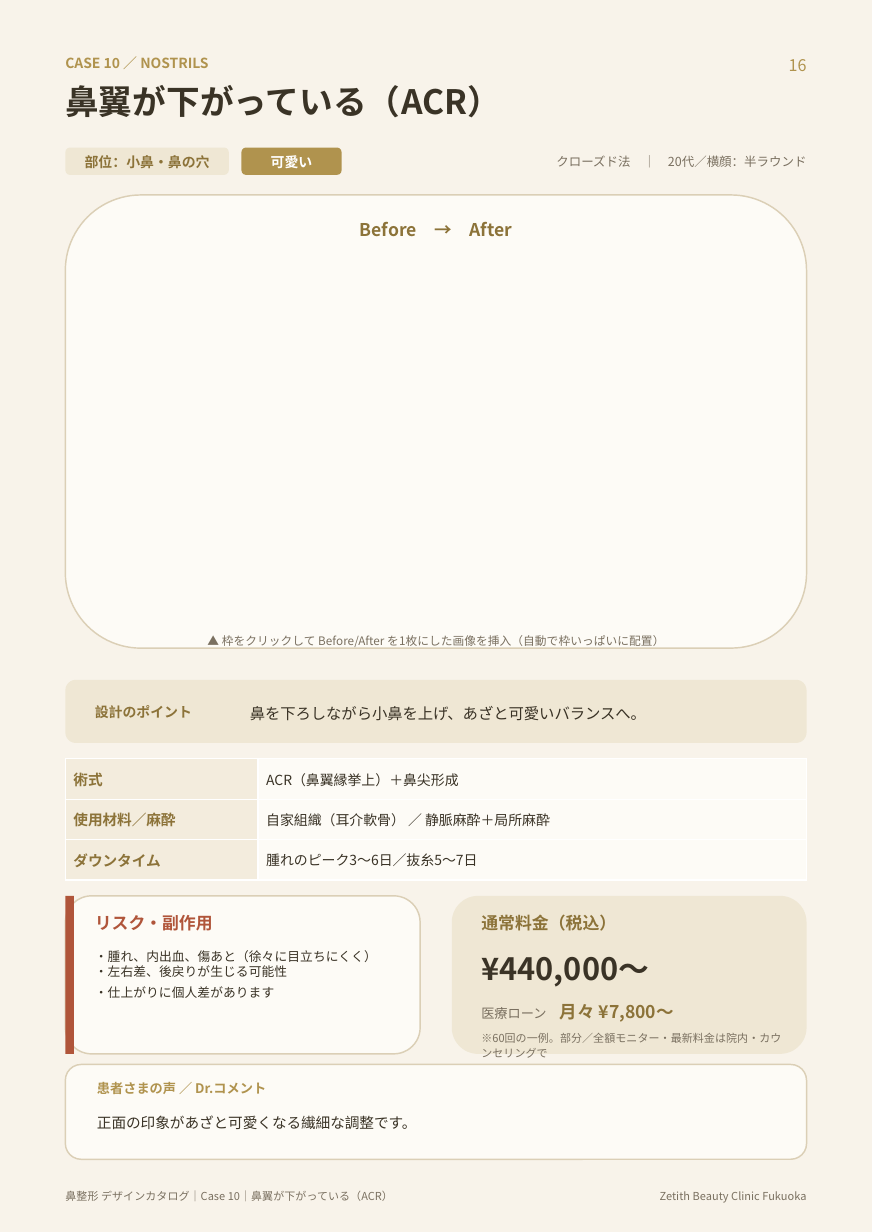
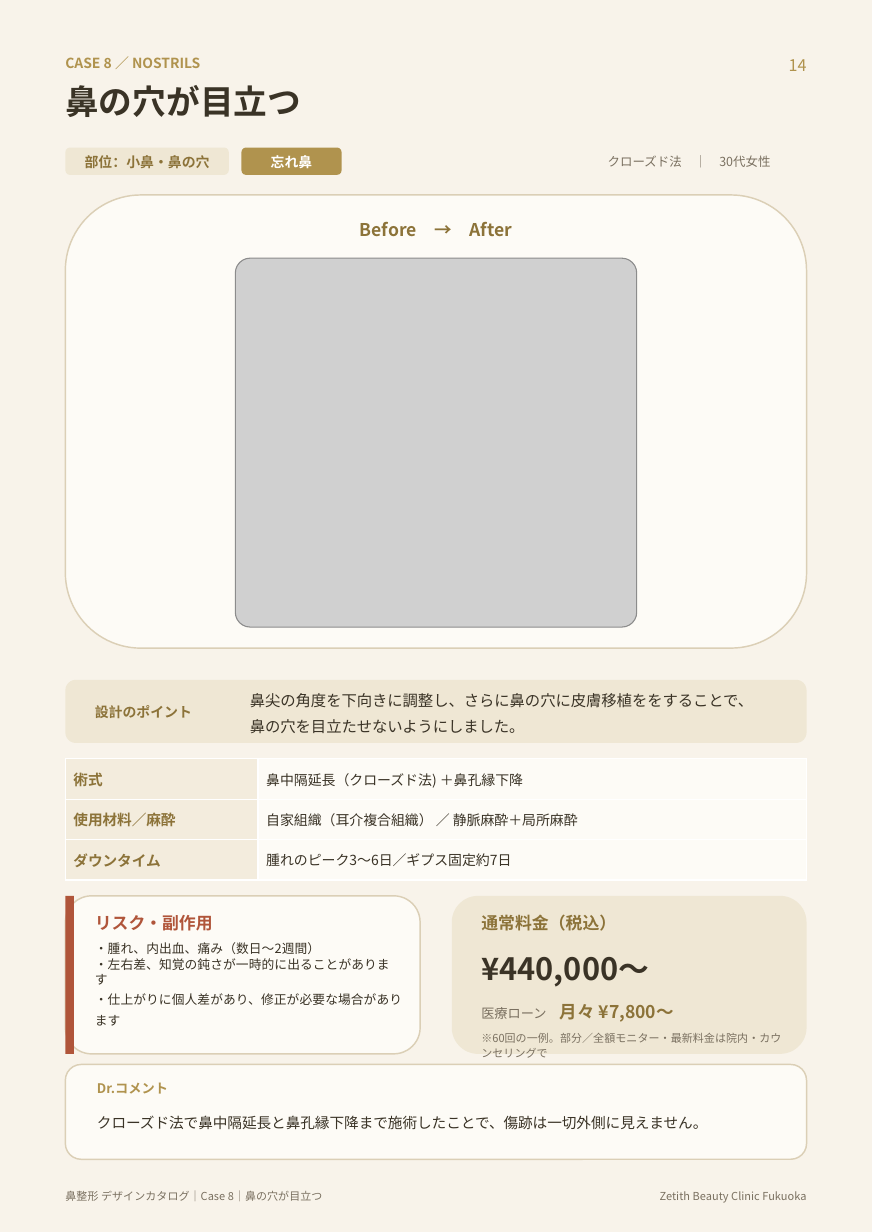
Before and after one commit to hidekkobonba/nosejob, a slide deck: slide 15 of 鼻整形_デザインカタログ.pptx (slide 17 before the commit). Drawn at 872x1232 pixels with LibreOffice and Linux fonts; fonts in the diff are those of the drawing; grey boxes stand for pictures. Boxes give left, top, right and bottom in pixels: in the first picture for what was removed or moved away, otherwise in the second. Text is boxed around its words. In the diff, an @@ line names an element or a change of style, - is before the commit and + after.

```diff
--- a/鼻整形_デザインカタログ.pptx
+++ b/鼻整形_デザインカタログ.pptx
@@ text at (65,57,200,68): text changed @@
-CASE 10 ／ NOSTRILS
+CASE 8 ／ NOSTRILS
@@ text at (789,59,807,71): text changed @@
-16
+14
@@ text at (65,85,301,117): text changed @@
-鼻翼が下がっている（ACR）
+鼻の穴が目立つ
@@ text at (271,155,313,169): text changed @@
-可愛い
+忘れ鼻
@@ text at (608,155,770,167): text changed @@
-クローズド法 ｜ 20代／横顔：半ラウンド
+クローズド法 ｜ 30代女性
@@ picture added at (235,258,637,627) @@
@@ text removed at (222,635,664,649) @@
-▲ 枠をクリックして Before/After を1枚にした画像を挿入（自動で枠いっぱいに配置）
@@ text at (250,693,753,733): text changed @@
-鼻を下ろしながら小鼻を上げ、あざと可愛いバランスへ。
+鼻尖の角度を下向きに調整し、さらに鼻の穴に皮膚移植ををすることで、
+鼻の穴を目立たせないようにしました。
@@ table at (65,759,807,880) @@
-row 1, column 2: ACR（鼻翼縁挙上）＋鼻尖形成
+row 1, column 2: 鼻中隔延長（クローズド法) ＋鼻孔縁下降
-row 2, column 2: 自家組織（耳介軟骨） ／ 静脈麻酔＋局所麻酔
+row 2, column 2: 自家組織（耳介複合組織） ／ 静脈麻酔＋局所麻酔
-row 3, column 2: 腫れのピーク3〜6日／抜糸5〜7日
+row 3, column 2: 腫れのピーク3〜6日／ギプス固定約7日
@@ text at (95,942,402,1026): text changed @@
-・腫れ、内出血、傷あと（徐々に目立ちにくく）
-・左右差、後戻りが生じる可能性
-・仕上がりに個人差があります
+・腫れ、内出血、痛み（数日〜2週間）
+・左右差、知覚の鈍さが一時的に出ることがあります
+・仕上がりに個人差があり、修正が必要な場合があります
@@ text at (97,1082,168,1094): text changed @@
-患者さまの声 ／ Dr.コメント
+Dr.コメント
@@ text at (97,1115,707,1129): text changed @@
-正面の印象があざと可愛くなる繊細な調整です。
+クローズド法で鼻中隔延長と鼻孔縁下降まで施術したことで、傷跡は一切外側に見えません。
@@ text at (65,1190,323,1201): text changed @@
-鼻整形 デザインカタログ｜Case 10｜鼻翼が下がっている（ACR）
+鼻整形 デザインカタログ｜Case 8｜鼻の穴が目立つ
```
Also in this commit, not shown: 27 other slides changed, 2 slides removed.
